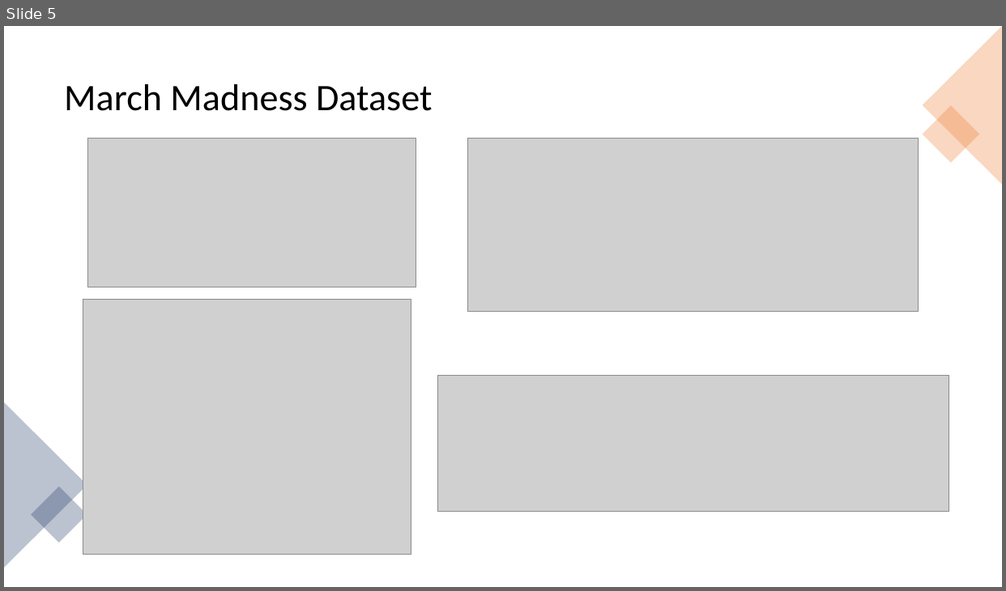
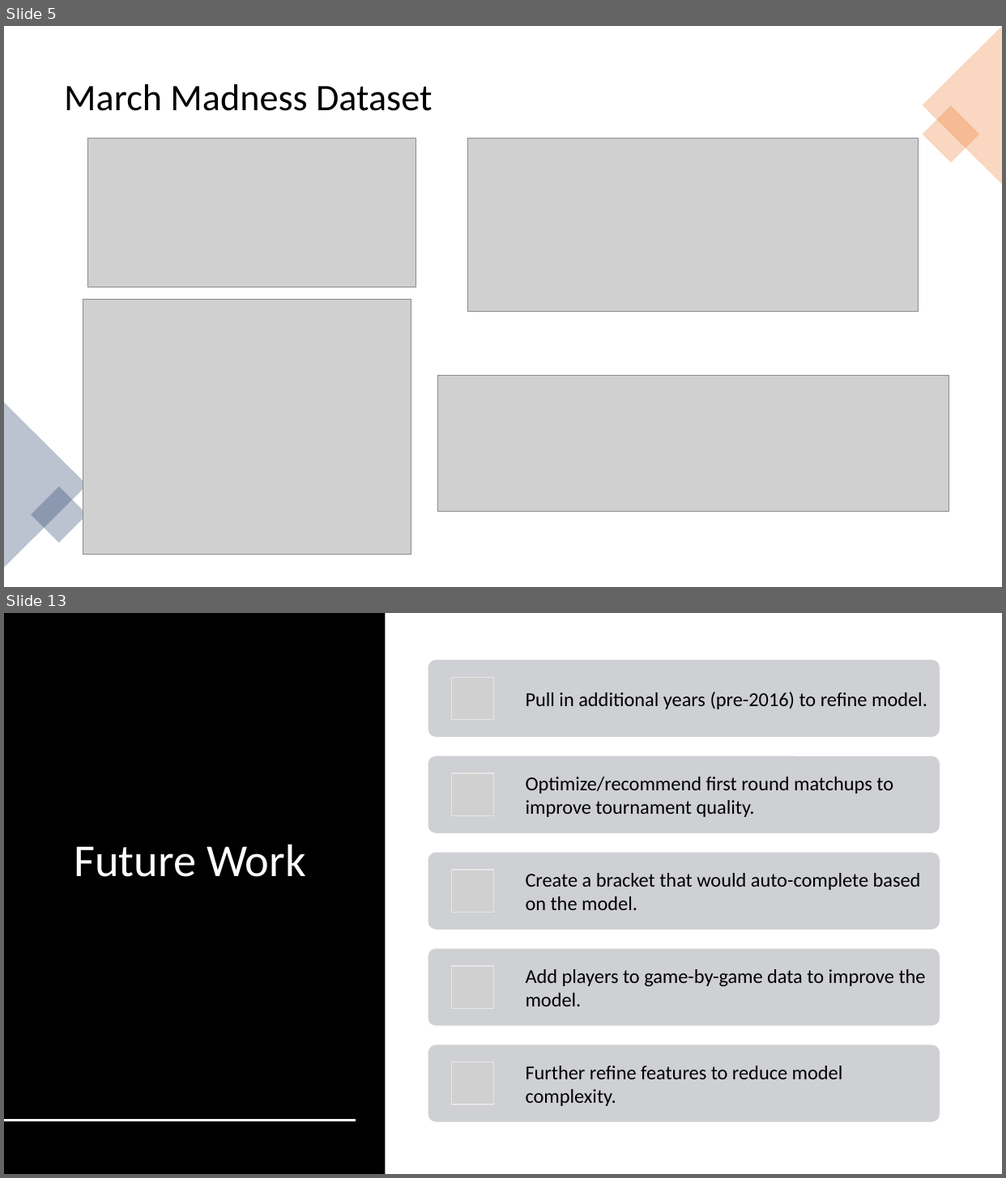
Before and after one commit to kriswasemiller/MM_NCAA_Capstone, a slide deck: Brett_branch/Madness_Power_Point.pptx. Shown one above the other, each under a label of ours: slide 5 before the commit, slides 5 and 13 after it; the slides between them are not shown. The pictures are 1006x591 and 1006x1178 pixels, drawn with LibreOffice and Linux fonts; fonts in the diff are those of the drawing; grey boxes stand for pictures. Boxes give left, top, right and bottom in pixels: in the first picture for what was removed or moved away, otherwise in the second. Text is boxed around its words. In the diff, an @@ line names an element or a change of style, - is before the commit and + after.

```diff
--- a/Brett_branch/Madness_Power_Point.pptx
+++ b/Brett_branch/Madness_Power_Point.pptx
@@ slide 13 added at [4,613,1002,1174], background #FFFFFF @@
@@ rectangle added at [4,613,385,1174], fill #000000 @@
@@ title added at [74,844,306,877], 44 pt, text #FFFFFF @@
+Future Work
@@ group added at [428,660,940,1122]: 5 rounded rectangles, 5 pictures, 5 texts @@
+Pull in additional years (pre-2016) to refine model.
+Optimize/recommend first round matchups to improve tournament quality.
+Create a bracket that would auto-complete based on the model.
+Add players to game-by-game data to improve the model.
+Further refine features to reduce model complexity.
@@ line added from (4, 1121) to (356, 1121), #FFFFFF 2 pt @@
```
Also in this commit, not shown: 4 slides changed, 6 other slides added, 3 slides removed.
